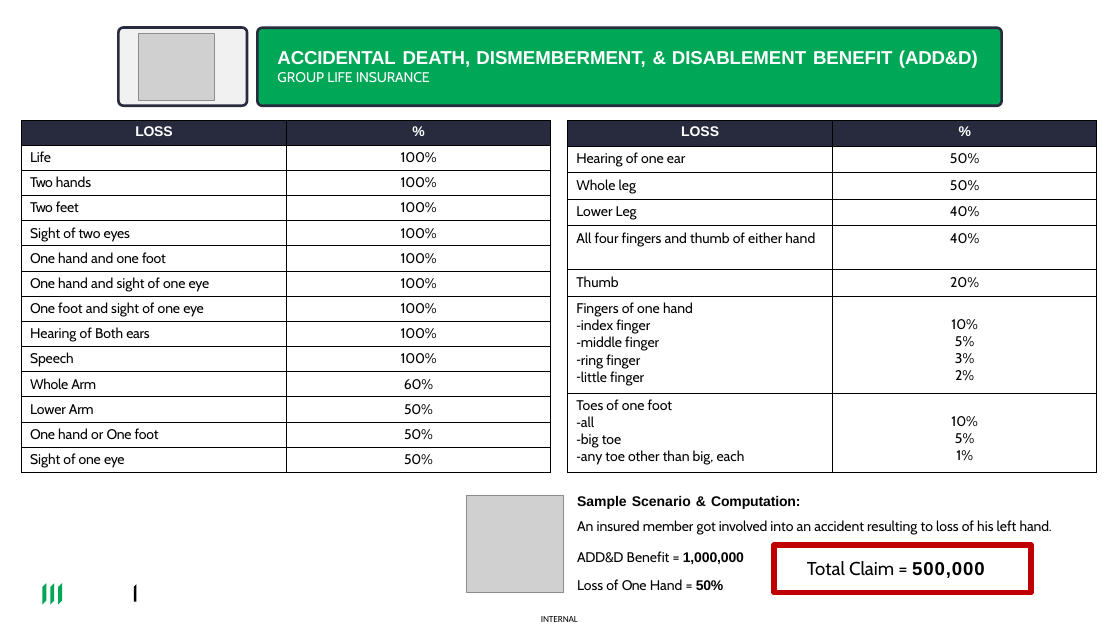
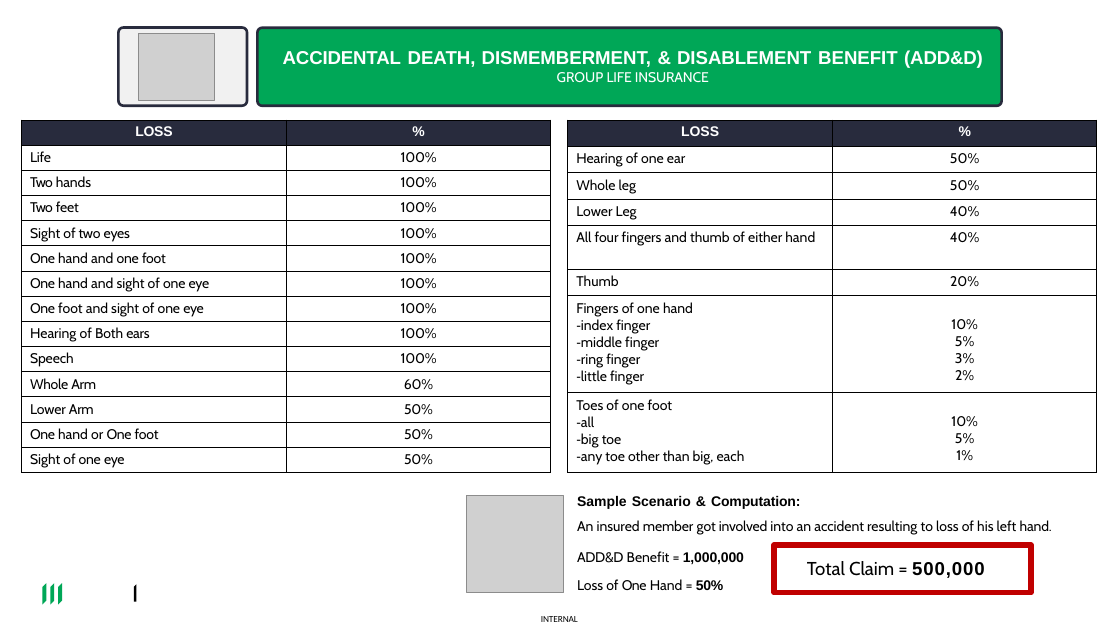
Before and after one commit to fogit-hd/NHOP, a slide deck: slide 7 of Data/AIPresenter/Input/pptx_file_here/FPT SOFTWARE PHILIPPINES CORP_2026_031926 .pptx. Drawn at 1120x630 pixels with LibreOffice and Linux fonts; fonts in the diff are those of the drawing; grey boxes stand for pictures; background and template pictures are left out. Boxes give left, top, right and bottom in pixels: in the first picture for what was removed or moved away, otherwise in the second. Text is boxed around its words. In the diff, an @@ line names an element or a change of style, - is before the commit and + after.

```diff
--- a/Data/AIPresenter/Input/pptx_file_here/FPT SOFTWARE PHILIPPINES CORP_2026_031926 .pptx
+++ b/Data/AIPresenter/Input/pptx_file_here/FPT SOFTWARE PHILIPPINES CORP_2026_031926 .pptx
@@ title at (283,50,983,83): text changed @@
-ACCIDENTAL DEATH, DISMEMBERMENT, & DISABLEMENT BENEFIT (ADD&D)
-GROUP LIFE INSURANCE
+ACCIDENTAL DEATH, DISMEMBERMENT, & DISABLEMENT BENEFIT (ADD&D)
+GROUP LIFE INSURANCE
```
Also in this commit, not shown: 26 other slides changed, 39 other files.
